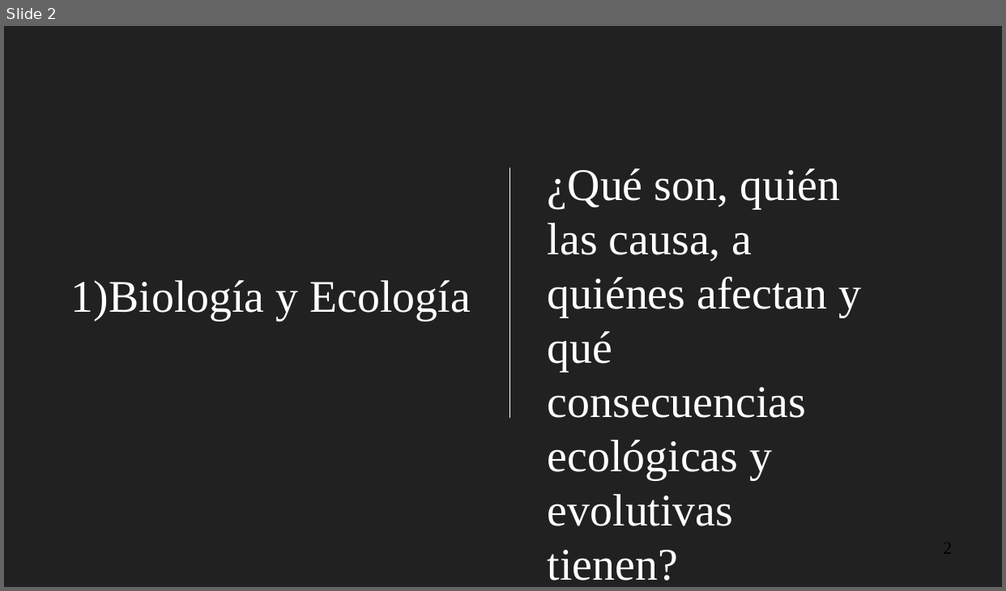
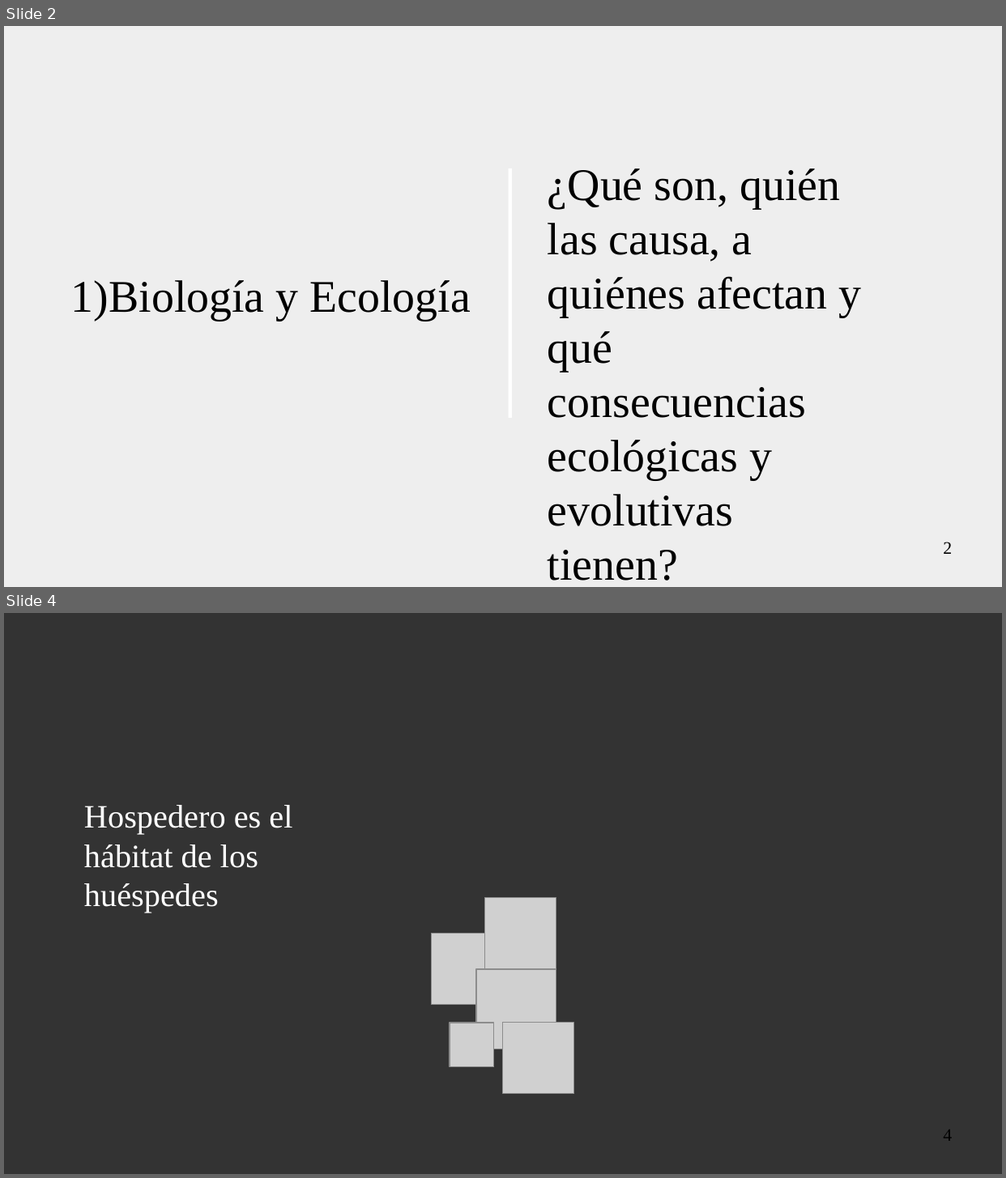
Before and after one commit to gerardommc/Medicina-Cons, a slide deck: Infecciosas.odp. Shown one above the other, each under a label of ours: slide 2 before the commit, slides 2 and 4 after it; the slides between them are not shown. The pictures are 1006x591 and 1006x1178 pixels, drawn with LibreOffice and Linux fonts; fonts in the diff are those of the drawing; grey boxes stand for pictures; background and template pictures are left out. Boxes give left, top, right and bottom in pixels: in the first picture for what was removed or moved away, otherwise in the second. Text is boxed around its words. In the diff, an @@ line names an element or a change of style, - is before the commit and + after.

```diff
--- a/Infecciosas.odp
+++ b/Infecciosas.odp
@@ slide 4 added at (4, 613, 1002, 1174), background picture (left out) @@
@@ text added at (84, 805, 292, 914), 26 pt, text #FFFFFF @@
+Hospedero es el hábitat de los huéspedes
@@ picture added at (485, 898, 556, 969) @@
@@ picture added at (432, 934, 503, 1005) @@
@@ picture added at (477, 969, 557, 1050) @@
@@ picture added at (450, 1023, 494, 1067) @@
@@ picture added at (503, 1023, 574, 1095) @@
@@ page number added at (943, 1130, 952, 1141), 14 pt, text #000000 @@
+4
@@ slide 2 changed as well @@
@@ background #212121 to #EEEEEE @@
@@ subtitle "Biología y Ecología" at (71, 280, 471, 321): text colour #FFFFFF to #000000; bullet colour #FFFFFF to #000000 @@
@@ line (510, 169) - (510, 418): stroke #FFFFFF 0 pt to #FFFFFF 2.83 pt @@
@@ text "¿Qué son, quién las causa, ..." at (548, 169, 861, 581): text colour #FFFFFF to #000000 @@
@@ page number added at (943, 542, 952, 554), 14 pt, text #000000 @@
+2
```
Also in this commit, not shown: 1 other slide changed, 7 other slides added, 17 other files.
